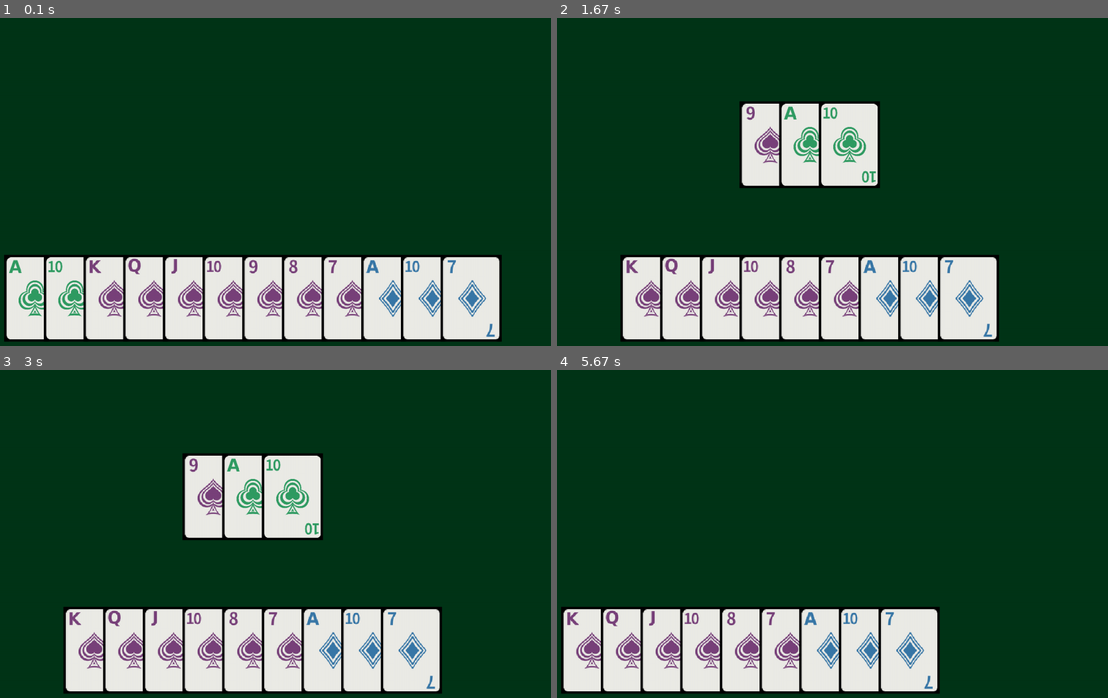
Above: before the commit, frames 1-4 (two rows, left to right).
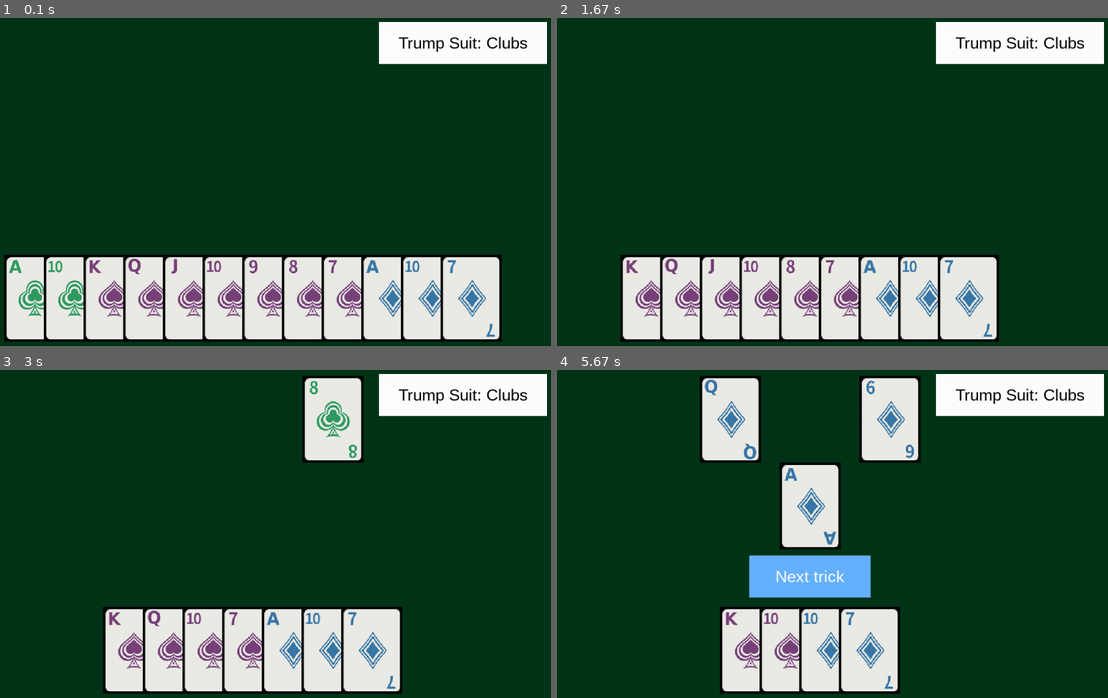
Above: after the commit, the same moments.

Repository: SkylerMime/NinetyNine
Game: pygame game, started from ninety_nine/graphical_main_game.py
Two runs of this game, one before a commit and one after it. Both use one fixed random seed, a clock stepped at 60 frames per second and the inputs below.
Inputs (mouse positions are in pixels of both pictures, inside the frame that each line leads up to):
- Up to frame 1 (0.1 s): no input
- Up to frame 2 (1.67 s): click (579, 296) at 0.38 s; click (601, 306) at 0.72 s; click (782, 273) at 1.05 s; click (810, 224) at 1.38 s, where only the run after the commit has a clickable "Confirm Bid"
- Up to frame 3 (3 s): click (176, 655) at 1.72 s; click (253, 576) at 2.05 s, where only the run after the commit has a clickable "Next trick"; click (220, 648) at 2.38 s; click (192, 566) at 2.72 s
- Up to frame 4 (5.67 s): click (799, 648) at 3.05 s; click (810, 576) at 3.38 s, where only the run after the commit has a clickable "Next trick"; press the mouse at (738, 648) at 3.7 s; move the mouse to (744, 642) at 3.8 s; release the mouse at (744, 635) at 3.93 s; click (810, 576) at 4.05 s, where only the run after the commit has a clickable "Next trick"; click (782, 622) at 5.38 s

The runs differ from the first frame. In frame 1, 4.0% of the frame differs, in the area x 68-100%, y 1-15%; in frame 2, 11%; in frame 3, 18%; in frame 4, 26%, in the area x 0-100%, y 1-99%.

Commit message:
Complete game cycle is done, ready for demo

Diff:
--- a/ninety_nine/constants.py
+++ b/ninety_nine/constants.py
@@ -9,9 +9,10 @@
 class PlayerTypes(Enum):
     HUMAN = 0
     RANDOM = 1
+    TRICK_COMPLETE = 2
 
 
-PLAYER_TYPES = {0: PlayerTypes.HUMAN, 1: PlayerTypes.RANDOM, 2: PlayerTypes.RANDOM}
+PLAYER_TYPES = {0: PlayerTypes.HUMAN, 1: PlayerTypes.RANDOM, 2: PlayerTypes.RANDOM, None: PlayerTypes.TRICK_COMPLETE}
 
 
 class GameStage(Enum):
--- a/ninety_nine/graphical_main_game.py
+++ b/ninety_nine/graphical_main_game.py
@@ -1,3 +1,5 @@
+import random
+
 import pygame
 from ninety_nine import ninety_nine_state as game
 from ninety_nine import human_ai_main_game as game_display
@@ -24,30 +26,96 @@
 WINDOW_WIDTH = 1280
 WINDOW_HEIGHT = 720
 
-CARD_WIDTH = 655 // 5
-CARD_HEIGHT = 930 // 5
+CARD_WIDTH = 131
+CARD_HEIGHT = 186
 CARD_INNER_BORDER = 5
 
-BID_Y_POSITION = WINDOW_HEIGHT // 4
-BID_X_POSITION = WINDOW_WIDTH // 2
-HAND_Y_POSITION = WINDOW_HEIGHT - CARD_HEIGHT - 25
+BID_TOP = WINDOW_HEIGHT // 4
+BID_LEFT = WINDOW_WIDTH // 2
+HAND_TOP = WINDOW_HEIGHT - CARD_HEIGHT - 25
 SPACE_BETWEEN_CARDS = WINDOW_WIDTH // 15
 WIDTH_OF_FULL_HAND = (NUM_CARDS - 1) * SPACE_BETWEEN_CARDS + CARD_WIDTH
 CARD_OUTSIDE_HORIZONTAL_MARGIN = WINDOW_WIDTH - WIDTH_OF_FULL_HAND
-HAND_X_POSITION = CARD_OUTSIDE_HORIZONTAL_MARGIN // 2
-
+FULL_HAND_LEFT = CARD_OUTSIDE_HORIZONTAL_MARGIN // 2
+
+BUTTON_WIDTH = 260
+BUTTON_HEIGHT = 90
+BUTTON_TOP = HAND_TOP - BUTTON_HEIGHT - 20
+BUTTON_HORIZONTAL_CENTER = WINDOW_WIDTH // 2
+BUTTON_LEFT = BUTTON_HORIZONTAL_CENTER - BUTTON_WIDTH // 2
+
+TEXTVIEW_WIDTH = 360
+TEXTVIEW_HEIGHT = 90
+TEXTVIEW_TOP = 10
+TEXTVIEW_LEFT = WINDOW_WIDTH - TEXTVIEW_WIDTH - 10
+
+PRIMARY_TRICK_TOP = BID_TOP + 20
+PRIMARY_TRICK_LEFT = WINDOW_WIDTH // 2 - CARD_WIDTH // 2
+
+TRICK_POSITIONS = [
+    pygame.Rect(PRIMARY_TRICK_LEFT, PRIMARY_TRICK_TOP, CARD_WIDTH, CARD_HEIGHT),
+    pygame.Rect(
+        PRIMARY_TRICK_LEFT - CARD_WIDTH - 40,
+        PRIMARY_TRICK_TOP - CARD_HEIGHT,
+        CARD_WIDTH,
+        CARD_HEIGHT,
+    ),
+    pygame.Rect(
+        PRIMARY_TRICK_LEFT + CARD_WIDTH + 40,
+        PRIMARY_TRICK_TOP - CARD_HEIGHT,
+        CARD_WIDTH,
+        CARD_HEIGHT,
+    ),
+]
+
+BLACK = (0, 0, 0)
 GREEN = (0, 53, 24)
+BLUE = (102, 178, 255)
+WHITE = (255, 255, 255)
 BACKGROUND_COLOR = GREEN
+BUTTON_COLOR = BLUE
+BUTTON_TEXT_COLOR = WHITE
+TEXTVIEW_COLOR = WHITE
+TEXTVIEW_TEXT_COLOR = BLACK
+
+
+class TextView:
+    def __init__(self):
+        self.rect = pygame.Rect(
+            TEXTVIEW_LEFT, TEXTVIEW_TOP, TEXTVIEW_WIDTH, TEXTVIEW_HEIGHT
+        )
+        self.bg_color = (TEXTVIEW_COLOR,)
+        self.text_color = (TEXTVIEW_TEXT_COLOR,)
+        self.message = "Hello World"
+        self.rendered_text = None
+        self.render_message()
+
+    def render_message(self, message=None):
+        if message is None:
+            message = self.message
+        else:
+            self.message = message
+        self.rendered_text = pygame.font.SysFont("Arial", 35).render(
+            message, True, self.text_color, self.bg_color
+        )
+
+
+class Button(TextView):
+    def __init__(self):
+        super().__init__()
+        self.rect = pygame.Rect(BUTTON_LEFT, BUTTON_TOP, BUTTON_WIDTH, BUTTON_HEIGHT)
+        self.bg_color = (BUTTON_COLOR,)
+        self.text_color = (BUTTON_TEXT_COLOR,)
+        self.message = "Confirm Bid"
+        self.visible = False
 
 
 class ClickableCard(Card):
     def __init__(self, rank: Rank, suit: Suit):
         super().__init__(rank, suit)
         self.card_image = None
-        self.clickable_area = pygame.Rect(
-            0, HAND_Y_POSITION, SPACE_BETWEEN_CARDS, CARD_HEIGHT
-        )
-        self.display_area = pygame.Rect(0, HAND_Y_POSITION, CARD_WIDTH, CARD_HEIGHT)
+        self.clickable_area = pygame.Rect(0, HAND_TOP, SPACE_BETWEEN_CARDS, CARD_HEIGHT)
+        self.display_area = pygame.Rect(0, HAND_TOP, CARD_WIDTH, CARD_HEIGHT)
 
     def set_left(self, left):
         self.clickable_area.left = left
@@ -76,22 +144,68 @@
     pygame.display.set_caption("Ninety Nine")
     clock = pygame.time.Clock()
 
-    player_types = PLAYER_TYPES
-    # display_welcome_message()
-    images_dict = make_images_dict(game.get_all_cards())
-
-    game_state = game.GameState()
-    num_players = NUM_PLAYERS
-    human_player: game.Player = game_state.PLAYERS[HUMAN_PLAYER_NUM]
-
-    sorted_hand = game_display.get_sorted_cards(human_player.hand)
-    clickable_hand = get_clickable_cards(sorted_hand, images_dict)
-    clickable_bid = get_clickable_cards(list(human_player.bid), images_dict)
-
-    for player_num in range(num_players):
-        if player_types[player_num] == PlayerTypes.RANDOM:
-            game_display.get_random_bid(game_state.PLAYERS[player_num])
-
+    while True:
+
+        player_types = PLAYER_TYPES
+        # display_welcome_message()
+        images_dict = make_images_dict(game.get_all_cards())
+
+        game_state = game.GameState()
+        num_players = NUM_PLAYERS
+        human_player: game.Player = game_state.PLAYERS[HUMAN_PLAYER_NUM]
+
+        trump_message = TextView()
+        trump_message.rect = pygame.Rect(
+            TEXTVIEW_LEFT, TEXTVIEW_TOP, TEXTVIEW_WIDTH, TEXTVIEW_HEIGHT
+        )
+        trump_message.bg_color = TEXTVIEW_COLOR
+        trump_message.text_color = TEXTVIEW_TEXT_COLOR
+        trump_message.render_message(
+            f"Trump Suit: {game_state.TRUMP_SUIT.name.capitalize()}"
+        )
+
+        sorted_hand = game_display.get_sorted_cards(human_player.hand)
+        clickable_hand = get_clickable_cards(sorted_hand, images_dict)
+        clickable_bid = get_clickable_cards(list(human_player.bid), images_dict)
+
+        for player_num in range(num_players):
+            if player_types[player_num] == PlayerTypes.RANDOM:
+                game_display.get_random_bid(game_state.PLAYERS[player_num])
+
+        game_state, new_hand = do_bidding_loop(
+            game_state,
+            clickable_hand,
+            clickable_bid,
+            images_dict,
+            screen,
+            clock,
+            trump_message,
+        )
+
+        game_state = do_playing_loop(
+            game_state,
+            new_hand,
+            images_dict,
+            screen,
+            clock,
+            trump_message,
+        )
+
+        display_final_scores(screen, game_state, clock)
+
+
+def do_bidding_loop(
+    game_state,
+    clickable_hand,
+    clickable_bid,
+    images_dict,
+    screen,
+    clock,
+    trump_message,
+):
+    continue_button = Button()
+    continue_button.render_message("Confirm Bid")
+    human_player = game_state.PLAYERS[HUMAN_PLAYER_NUM]
     while game_state.stage == GameStage.BIDDING:
         for event in pygame.event.get():
             if event.type == pygame.QUIT:
@@ -108,21 +222,43 @@
                         list(human_player.bid), images_dict
                     )
                     center_cards(clickable_hand)
-                    center_cards(clickable_bid, BID_Y_POSITION)
+                    center_cards(clickable_bid, BID_TOP)
+                if continue_button.visible and continue_button.rect.collidepoint(
+                    event.pos
+                ):
+                    game_state.stage = GameStage.PLAYING
+                    continue_button.visible = False
 
         if len(human_player.bid) == 3:
-            game_state.stage = GameStage.PLAYING
+            continue_button.visible = True
 
         screen.fill(BACKGROUND_COLOR)
         draw_clickable_cards(screen, clickable_hand)
         draw_clickable_cards(screen, clickable_bid)
-        # display_trump_suit_in_top_right_corner()
+        draw_trump_suit_message(screen, trump_message)
+        if continue_button.visible:
+            draw_button(screen, continue_button)
 
         pygame.display.flip()
         clock.tick(60)
 
-    pygame.time.wait(2000)
-
+    return game_state, clickable_hand
+
+
+def do_playing_loop(
+    game_state,
+    clickable_hand,
+    images_dict,
+    screen,
+    clock,
+    trump_message,
+    player_types=PLAYER_TYPES,
+    human_player_num=HUMAN_PLAYER_NUM,
+):
+    continue_button = Button()
+    continue_button.render_message("Next trick")
+    continue_button.visible = False
+    center_cards(clickable_hand)
     while game_state.stage == GameStage.PLAYING:
         # process player inputs
         for event in pygame.event.get():
@@ -131,21 +267,119 @@
                 raise SystemExit
             if event.type == pygame.MOUSEBUTTONUP:
                 clicked_card = get_card_from_click(event.pos, clickable_hand)
-                if clicked_card:
-                    pass
+                if (
+                    clicked_card
+                    and clicked_card.get_card()
+                    in game.get_legal_card_plays(game_state, HUMAN_PLAYER_NUM)
+                    and game_state.next_to_play == HUMAN_PLAYER_NUM
+                ):
+                    game_state = game.make_card_play(
+                        game_state, HUMAN_PLAYER_NUM, clicked_card.get_card()
+                    )
+                    sorted_hand = game_display.get_sorted_cards(
+                        game_state.PLAYERS[human_player_num].hand
+                    )
+                    clickable_hand = get_clickable_cards(sorted_hand, images_dict)
+                    center_cards(clickable_hand)
+                if continue_button.visible and continue_button.rect.collidepoint(
+                    event.pos
+                ):
+                    game_state = game.finish_trick(game_state)
+                    continue_button.visible = False
 
         # logical updates here
-
+        if player_types[game_state.next_to_play] == PlayerTypes.RANDOM:
+            card_to_play = random.choice(
+                list(game.get_legal_card_plays(game_state, game_state.next_to_play))
+            )
+            game_state = game.make_card_play(
+                game_state, game_state.next_to_play, card_to_play
+            )
+
+        continue_button.visible = game.is_full(game_state.current_trick)
+
+        if game.game_is_over(game_state):
+            game_state.stage = GameStage.DONE
+
+        # render graphics here
         screen.fill(BACKGROUND_COLOR)
-        sorted_hand = game_display.get_sorted_cards(human_player.hand)
-        clickable_hand = get_clickable_cards(sorted_hand, images_dict)
+
         draw_clickable_cards(screen, clickable_hand)
-        # display_trump_suit_in_top_right_corner()
-
-        # render graphics here
+        draw_trick(screen, game_state.current_trick, images_dict)
+        draw_trump_suit_message(screen, trump_message)
+        if continue_button.visible:
+            draw_button(screen, continue_button)
 
         pygame.display.flip()
         clock.tick(60)
+
+    return game_state
+
+
+def display_final_scores(screen, final_state, clock):
+    final_scores = game.get_scores(final_state)
+    continue_button = Button()
+    continue_button.render_message("Start new game")
+    continue_button.visible = True
+    continue_button.rect.top += 80
+    while final_state.stage == GameStage.DONE:
+        for event in pygame.event.get():
+            if event.type == pygame.QUIT:
+                pygame.quit()
+                raise SystemExit
+            if event.type == pygame.MOUSEBUTTONUP:
+                if continue_button.visible and continue_button.rect.collidepoint(event.pos):
+                    final_state.stage = GameStage.BIDDING
+                    continue_button.visible = False
+
+        screen.fill(BACKGROUND_COLOR)
+        score_bg_rect = pygame.Rect(0, 0, 600, 200)
+        score_bg_rect.center = (WINDOW_WIDTH // 2, WINDOW_HEIGHT // 2 - 30)
+        pygame.draw.rect(screen, TEXTVIEW_COLOR, score_bg_rect)
+        scores_message = TextView()
+        scores_message.rect.center = (WINDOW_WIDTH // 2, WINDOW_HEIGHT // 2 - 55)
+        scores_message.render_message(f"   Your score: {final_scores[0]}   ")
+        screen.blit(scores_message.rendered_text, scores_message.rect)
+        scores_message = TextView()
+        scores_message.rect.center = (WINDOW_WIDTH // 2, WINDOW_HEIGHT // 2 - 10)
+        scores_message.render_message(f"   Opponent 1: {final_scores[1]}   ")
+        screen.blit(scores_message.rendered_text, scores_message.rect)
+        scores_message = TextView()
+        scores_message.rect.center = (WINDOW_WIDTH // 2, WINDOW_HEIGHT // 2 + 35)
+        scores_message.render_message(f"   Opponent 2: {final_scores[2]}   ")
+        screen.blit(scores_message.rendered_text, scores_message.rect)
+
+        if continue_button.visible:
+            draw_button(screen, continue_button)
+
+        pygame.display.flip()
+        clock.tick(60)
+
+
+def draw_trick(
+    screen: pygame.Surface,
+    trick: game.Trick,
+    images_dict,
+    trick_positions=None,
+):
+    if trick_positions is None:
+        trick_positions = TRICK_POSITIONS
+    cards: dict = trick["cards"]
+    for player, card in cards.items():
+        card_image = images_dict[card.suit.name.lower()][card.rank.name.lower()]
+        screen.blit(card_image, trick_positions[player])
+
+
+def draw_button(screen: pygame.Surface, button: Button):
+    pygame.draw.rect(screen, button.bg_color, button.rect)
+    text_rect = button.rendered_text.get_rect(center=button.rect.center)
+    screen.blit(button.rendered_text, text_rect)
+
+
+def draw_trump_suit_message(screen: pygame.Surface, message: TextView):
+    pygame.draw.rect(screen, message.bg_color, message.rect)
+    text_rect = message.rendered_text.get_rect(center=message.rect.center)
+    screen.blit(message.rendered_text, text_rect)
 
 
 def get_card_from_click(pos, all_cards: list[ClickableCard]):
@@ -170,20 +404,19 @@
 
 def get_clickable_cards(cards: list, image_dict: dict):
     clickable_cards = []
-    for card_num in range(len(cards)):
-        card = cards[card_num]
+    for card_num, card in enumerate(cards):
         clickable_card = ClickableCard(card.rank, card.suit)
         clickable_card.card_image = image_dict[card.suit.name.lower()][
             card.rank.name.lower()
         ]
-        clickable_card.set_left(HAND_X_POSITION + card_num * SPACE_BETWEEN_CARDS)
+        clickable_card.set_left(FULL_HAND_LEFT + card_num * SPACE_BETWEEN_CARDS)
         clickable_cards.append(clickable_card)
     return clickable_cards
 
 
 def center_cards(
     cards_to_center: list[ClickableCard],
-    first_card_y: int = HAND_Y_POSITION,
+    first_card_y: int = HAND_TOP,
     x_margin: int = SPACE_BETWEEN_CARDS,
     card_width: int = CARD_WIDTH,
     card_height: int = CARD_HEIGHT,
@@ -206,11 +439,10 @@
     screen: pygame.Surface,
     hand_cards: list[ClickableCard],
 ):
-    num_cards = len(hand_cards)
-    for card_num in range(num_cards):
+    for card in hand_cards:
         screen.blit(
-            hand_cards[card_num].card_image,
-            hand_cards[card_num].display_area,
+            card.card_image,
+            card.display_area,
         )
 
 
--- a/ninety_nine/human_ai_main_game.py
+++ b/ninety_nine/human_ai_main_game.py
@@ -58,6 +58,8 @@
             print_card(card_to_play)
             print()
             game_state = game.make_card_play(game_state, next_to_play, card_to_play)
+            if game.is_full(game_state.current_trick):
+                game_state = game.finish_trick(game_state)
         elif player_types[next_to_play] == PlayerTypes.RANDOM:
             print(f"Player {next_to_play}'s move is: ")
             card_to_play = random.choice(
@@ -66,6 +68,8 @@
             print_card(card_to_play)
             print()
             game_state = game.make_card_play(game_state, next_to_play, card_to_play)
+            if game.is_full(game_state.current_trick):
+                game_state = game.finish_trick(game_state)
         next_to_play = game_state.next_to_play
         if len(game_state.current_trick["cards"]) == 0:
             last_trick = game_state.trick_history[-1]
--- a/ninety_nine/ninety_nine_state.py
+++ b/ninety_nine/ninety_nine_state.py
@@ -230,23 +230,32 @@
     next_state.current_trick["cards"][player] = card
 
     if is_full(next_state.current_trick):
-        trick_winner = next_state.get_current_trick_winner()
-        next_state.current_trick["winner"] = trick_winner
-        next_state.trick_history.append(next_state.current_trick)
-        next_state.current_lead = trick_winner
-        next_state.next_to_play = trick_winner
-        next_state.PLAYERS[trick_winner].tricks_won += 1
-
-        next_state.current_trick = {
-            "lead_player": next_state.current_lead,
-            "cards": {},
-            "winner": None,
-        }
-
+        next_state.next_to_play = None
     else:
         next_state.next_to_play = (game_state.next_to_play + 1) % len(
             game_state.PLAYERS
         )
+
+    return next_state
+
+
+def finish_trick(game_state: GameState):
+    next_state = game_state.copy_state()
+    if not is_full(next_state.current_trick):
+        raise KeyError("Some players still need to play")
+
+    trick_winner = next_state.get_current_trick_winner()
+    next_state.current_trick["winner"] = trick_winner
+    next_state.trick_history.append(next_state.current_trick)
+    next_state.current_lead = trick_winner
+    next_state.next_to_play = trick_winner
+    next_state.PLAYERS[trick_winner].tricks_won += 1
+
+    next_state.current_trick = {
+        "lead_player": next_state.current_lead,
+        "cards": {},
+        "winner": None,
+    }
 
     return next_state
 
--- a/ninety_nine/tests/conftest.py
+++ b/ninety_nine/tests/conftest.py
@@ -1,8 +1,10 @@
 import pytest
+from unittest.mock import Mock
+import ninety_nine.human_ai_main_game as game_display
 from ninety_nine import ninety_nine_state as game
 from ninety_nine.ninety_nine_state import Card
 from ninety_nine.constants import Rank, Suit
-from unittest.mock import Mock
+
 
 ARBITRARY_SEED = 5
 
@@ -203,6 +205,7 @@
     game_state_after_bidding.PLAYERS[0].tricks_won = 4
     game_state_after_bidding.PLAYERS[1].tricks_won = 4
     game_state_after_bidding.PLAYERS[2].tricks_won = 1
+    game_state_after_bidding.stage = game.GameStage.DONE
     for player_num, player in game_state_after_bidding.PLAYERS.items():
         player.hand = set()
         player.bid = different_three_bids[player_num]
@@ -283,12 +286,15 @@
 @pytest.fixture
 def game_state_with_one_trick(game_state_after_dealing, trick_of_three_cards):
     game_state_after_dealing.current_trick = trick_of_three_cards
+    game_state_after_dealing.stage = game.GameStage.PLAYING
     return game_state_after_dealing
 
 
 @pytest.fixture
 def game_state_with_two_card_trick(game_state_after_dealing, trick_of_two_cards):
     game_state_after_dealing.current_trick = trick_of_two_cards
+    game_state_after_dealing.next_to_play = 2
+    game_state_after_dealing.stage = game.GameStage.PLAYING
     return game_state_after_dealing
 
 
@@ -356,6 +362,11 @@
 
 
 @pytest.fixture
+def sorted_first_hand(three_hands_of_nine):
+    return game_display.get_sorted_cards(three_hands_of_nine[0])
+
+
+@pytest.fixture
 def three_bids_of_three():
     bid1 = {
         game.Card(Rank.TEN, Suit.SPADES),
--- a/ninety_nine/tests/test_graphical_main_game.py
+++ b/ninety_nine/tests/test_graphical_main_game.py
@@ -12,20 +12,26 @@
     IMAGES_DIRECTORY_PATH,
     WINDOW_WIDTH,
     WINDOW_HEIGHT,
-    HAND_X_POSITION,
-    HAND_Y_POSITION,
+    FULL_HAND_LEFT,
+    HAND_TOP,
     SPACE_BETWEEN_CARDS,
+    TEXTVIEW_WIDTH,
+    TEXTVIEW_HEIGHT,
+    TEXTVIEW_TOP,
+    TEXTVIEW_LEFT,
+    TEXTVIEW_COLOR,
+    TEXTVIEW_TEXT_COLOR,
 )
 
 
 @pytest.fixture
-def clickable_hand(sorted_cards):
+def clickable_hand(sorted_first_hand):
     hand = []
-    for card_num in range(len(sorted_cards)):
-        card = sorted_cards[card_num]
+    for card_num in range(len(sorted_first_hand)):
+        card = sorted_first_hand[card_num]
         clickable_card = ClickableCard(card.rank, card.suit)
         clickable_card.card_image = graphics.load_bordered_image_of_card(clickable_card)
-        clickable_card.set_left(HAND_X_POSITION + card_num * SPACE_BETWEEN_CARDS)
+        clickable_card.set_left(FULL_HAND_LEFT + card_num * SPACE_BETWEEN_CARDS)
         hand.append(clickable_card)
     return hand
 
@@ -54,18 +60,18 @@
 
 
 @pytest.fixture
-def clickable_nine_of_clubs():
-    card = ClickableCard(Rank.NINE, Suit.CLUBS)
-    card.set_left(HAND_X_POSITION)
-    card.set_top(HAND_Y_POSITION)
+def clickable_six_of_clubs():
+    card = ClickableCard(Rank.SIX, Suit.CLUBS)
+    card.set_left(FULL_HAND_LEFT)
+    card.set_top(HAND_TOP)
     return card
 
 
 @pytest.fixture
-def clickable_eight_of_clubs():
-    card = ClickableCard(Rank.EIGHT, Suit.CLUBS)
-    card.set_left(HAND_X_POSITION + SPACE_BETWEEN_CARDS)
-    card.set_top(HAND_Y_POSITION)
+def clickable_ace_of_clubs():
+    card = ClickableCard(Rank.ACE, Suit.CLUBS)
+    card.set_left(FULL_HAND_LEFT + SPACE_BETWEEN_CARDS)
+    card.set_top(HAND_TOP)
     return card
 
 
@@ -77,10 +83,11 @@
 
 
 def test_make_clickable_cards_from_starting_hand(
-    sorted_cards, clickable_hand, full_images_dict
+    sorted_first_hand, clickable_hand, full_images_dict
 ):
     assert (
-        graphics.get_clickable_cards(sorted_cards, full_images_dict) == clickable_hand
+        graphics.get_clickable_cards(sorted_first_hand, full_images_dict)
+        == clickable_hand
     )
 
 
@@ -89,26 +96,66 @@
     assert len(list_of_images) == 4
 
 
-def test_player_clicks_on_first(clickable_hand, clickable_nine_of_clubs):
+def test_player_clicks_on_first(clickable_hand, clickable_ace_of_clubs):
     assert (
-        graphics.get_card_from_click(
-            [HAND_X_POSITION + 3, HAND_Y_POSITION + 3], clickable_hand
-        )
-        == clickable_nine_of_clubs
+        graphics.get_card_from_click([FULL_HAND_LEFT + 3, HAND_TOP + 3], clickable_hand)
+        == clickable_ace_of_clubs
     )
 
 
-def test_player_clicks_on_second(clickable_hand, clickable_eight_of_clubs):
+def test_player_clicks_on_second(clickable_hand, clickable_six_of_clubs):
     assert (
         graphics.get_card_from_click(
-            [HAND_X_POSITION + SPACE_BETWEEN_CARDS + 3, HAND_Y_POSITION + 3],
+            [FULL_HAND_LEFT + SPACE_BETWEEN_CARDS + 3, HAND_TOP + 3],
             clickable_hand,
         )
-        == clickable_eight_of_clubs
+        == clickable_six_of_clubs
     )
 
 
 def test_player_clicks_nothing(clickable_hand):
+    assert graphics.get_card_from_click([10, 10], clickable_hand) is None
+
+
+@pytest.fixture
+def initialize_pygame():
+    pygame.init()
+
+
+@pytest.fixture
+def clubs_trump_message(initialize_pygame):
+    message = graphics.TextView()
+    message.rect = pygame.Rect
+    message.rect = pygame.Rect(
+        TEXTVIEW_LEFT, TEXTVIEW_TOP, TEXTVIEW_WIDTH, TEXTVIEW_HEIGHT
+    )
+    message.bg_color = TEXTVIEW_COLOR
+    message.text_color = TEXTVIEW_TEXT_COLOR
+    message.render_message(f"Trump Suit: {Suit.CLUBS.name.capitalize()}")
+    return message
+
+
+def test_playing_phase(
+    game_state_with_two_card_trick,
+    clickable_hand,
+    full_images_dict,
+    clubs_trump_message,
+    initialize_pygame,
+):
+    screen = pygame.display.set_mode((WINDOW_WIDTH, WINDOW_HEIGHT))
     assert (
-        graphics.get_card_from_click([10, 10], clickable_hand) is None
+        graphics.do_playing_loop(
+            game_state_with_two_card_trick,
+            clickable_hand,
+            full_images_dict,
+            screen,
+            pygame.time.Clock(),
+            clubs_trump_message,
+        )
+        is not None
     )
+
+
+def test_final_scores(game_state_two_players_made_bid, initialize_pygame):
+    screen = pygame.display.set_mode((WINDOW_WIDTH, WINDOW_HEIGHT))
+    graphics.display_final_scores(screen, game_state_two_players_made_bid, pygame.time.Clock())
